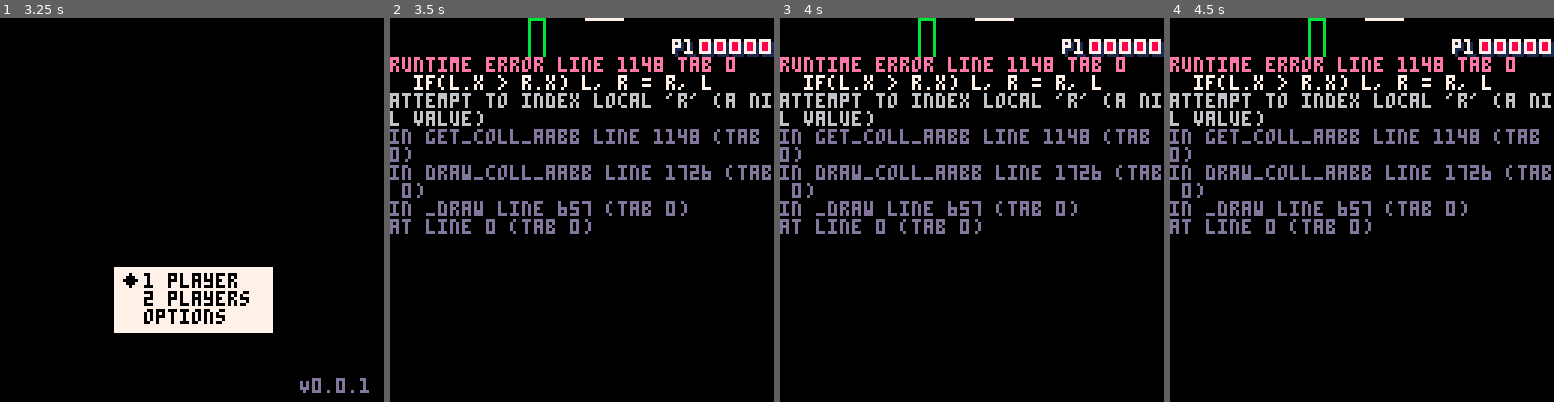
Above: before the commit, frames 1-4 (left to right).
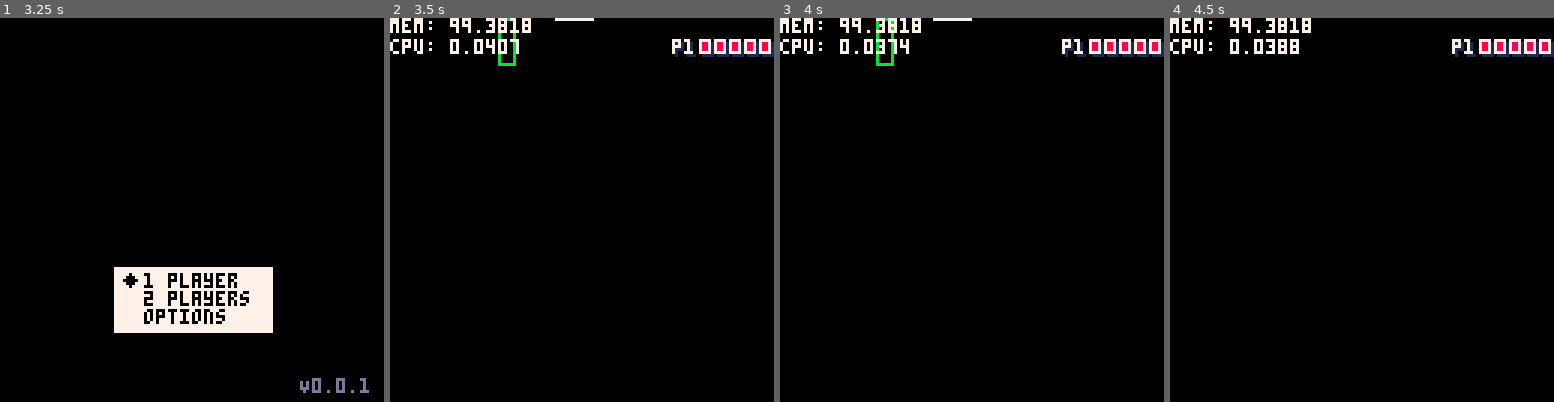
Above: after the commit, the same moments.

Repository: ridgekuhn/pico8-platformer-engine
Game: PICO-8 cartridge src/index.p8
The game is run twice, just before and just after one commit, with the same random seed, the same clock (stepped at 60 frames per second) and the same inputs.
Inputs:
- Up to frame 1 (3.25 s): tap X (X key) at 0.33, 1.07, 1.85, 2.97 s; tap O (Z key) at 0.7, 1.7, 2.1, 2.5, 2.9 s; hold Right 1.6-2.1 s; hold Up 2.15-2.42 s; hold Right 2.47-3.03 s; hold Left from 3.08 s (still down)
- Up to frame 2 (3.5 s): keep holding Left; tap O (Z key) at 3.3 s
- Up to frame 3 (4 s): release Left at 3.58 s; hold Down 3.63-3.97 s; tap O (Z key) at 3.7 s
- Up to frame 4 (4.5 s): hold Right from 4.02 s (still down); tap X (X key) at 4.08 s; tap O (Z key) at 4.1 s

Frame 1 is identical in both runs. In frame 2, 10% of the frame differs, in the area x 0-100%, y 0-57%; in frame 3, 11%; in frame 4, 10%.
Error before the commit: runtime error line 1148 tab 0; if(l.x > r.x) l, r = r, l; attempt to index local 'r' (a nil value)

Commit message:
FIXUP demo debug draw

Diff:
--- a/src/app/game.lua
+++ b/src/app/game.lua
@@ -62,7 +62,10 @@
 
 	--debug
 	p[1]:draw_hitbox()
-	p[1]:draw_coll_aabb(p[2])
+
+	if(#p == 2) then
+		p[1]:draw_coll_aabb(p[2])
+	end
 
 	print('mem: '..stat(0), 0, 0, 7)
 	print('cpu: '..stat(1), 0, 7, 7)
